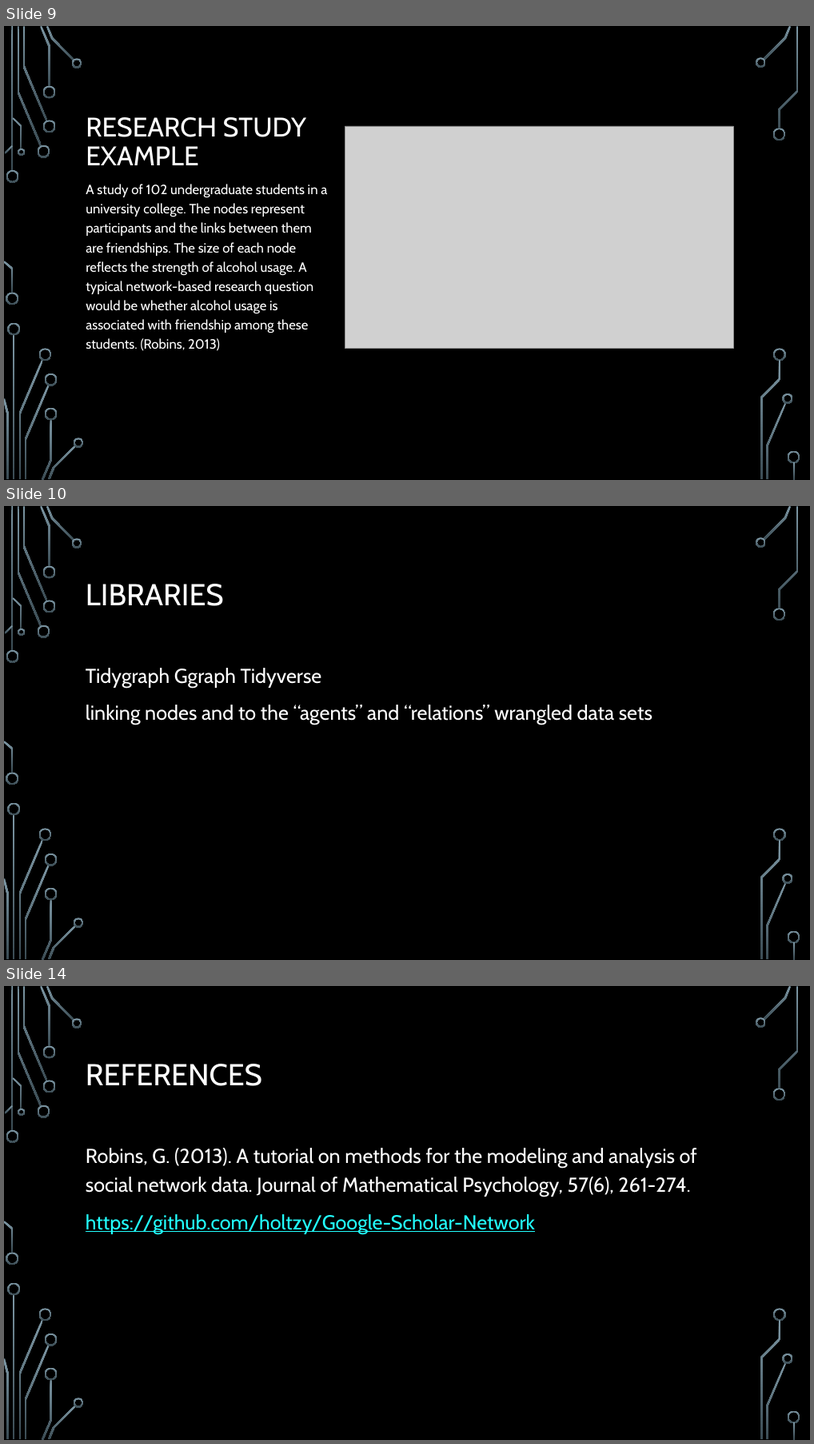
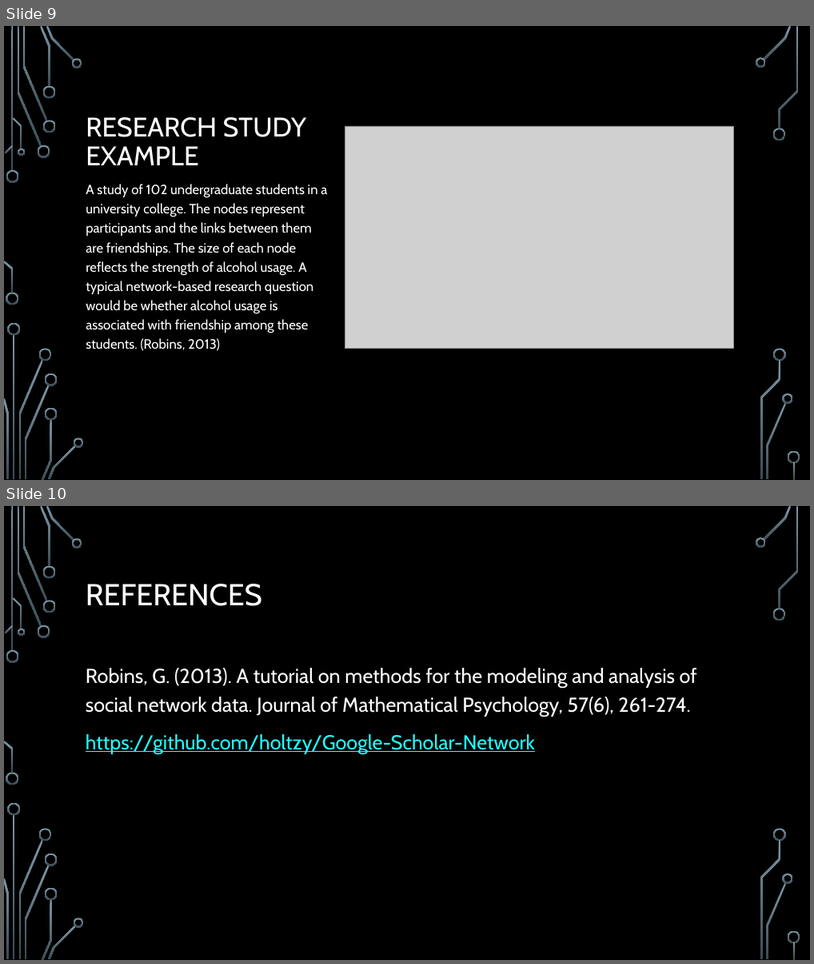
Before and after one commit to intro-to-data-science-22-workshop/07-network-graphs-adbdelsalam-dornelles, a slide deck: presentation.pptx. Shown one above the other, each under a label of ours: slides 9, 10 and 14 before the commit, slides 9 and 10 after it; the slides between them are not shown. The pictures are 814x1444 and 814x964 pixels, drawn with LibreOffice and Linux fonts; fonts in the diff are those of the drawing; grey boxes stand for pictures; background and template pictures are left out. Boxes give left, top, right and bottom in pixels: in the first picture for what was removed or moved away, otherwise in the second. Text is boxed around its words. In the diff, an @@ line names an element or a change of style, - is before the commit and + after.

```diff
--- a/presentation.pptx
+++ b/presentation.pptx
@@ slide 10 removed at (4, 506, 810, 960), background picture (left out); not listed: 36 template elements that a slide beside it also shows @@
@@ title removed at (86, 584, 224, 606) @@
-LIBRARIES
@@ text removed at (86, 668, 653, 724) @@
-Tidygraph Ggraph Tidyverse
-linking nodes and to the “agents” and “relations” wrangled data sets
@@ what was slide 14 is now slide 10 @@
```
Also in this commit, not shown: 3 other slides removed, 2 other files.
